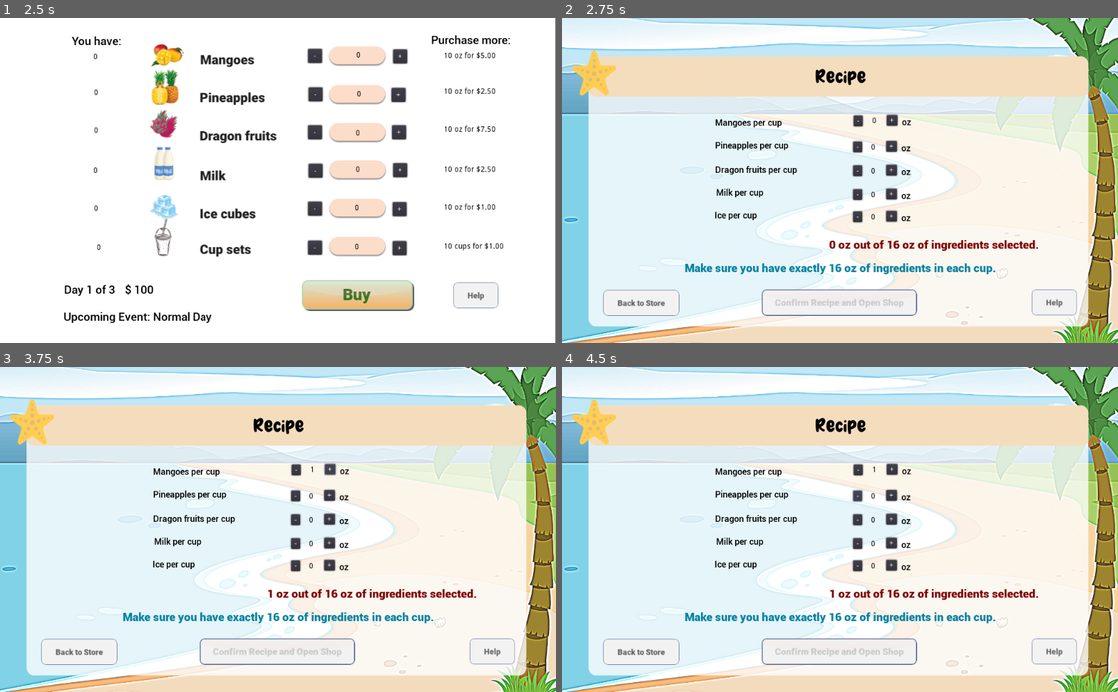
Above: before the commit, frames 1-4 (two rows, left to right).
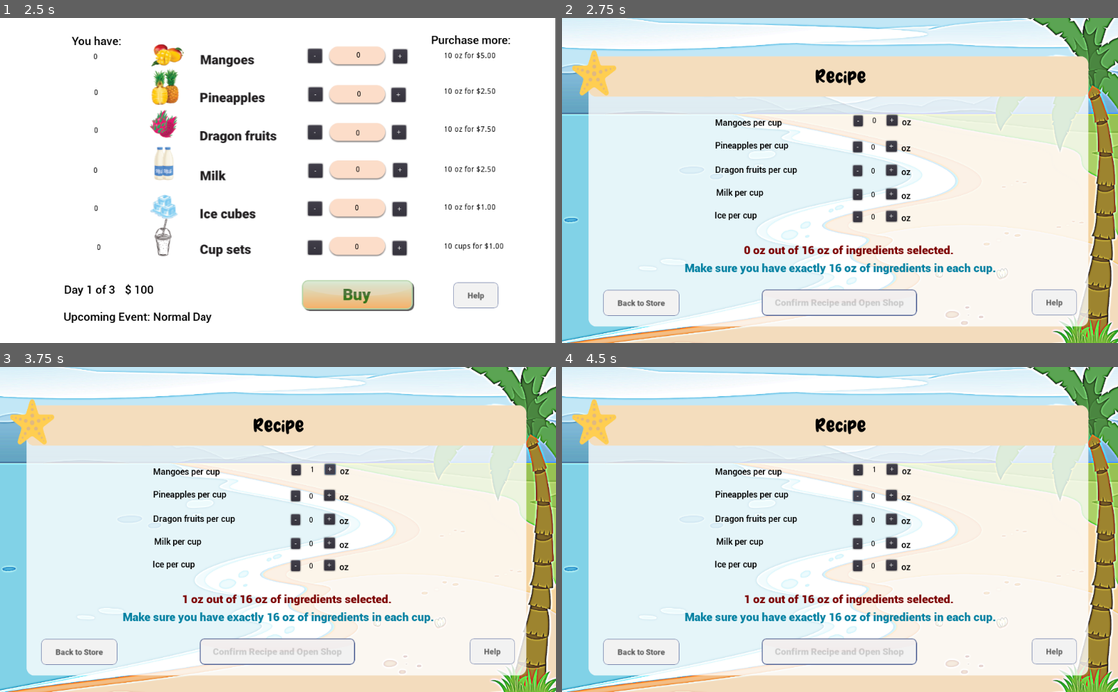
Above: after the commit, the same moments.

Repository: thepriscillawang/SMOOthies
Game: Godot game, scene res://Scenes/Main.tscn
Two runs of this game, one before a commit and one after it. Both use one fixed random seed, a clock stepped at 60 frames per second and the inputs below. Sound files missing from this copy of the repository are replaced by a short silence.
Inputs (mouse positions are in pixels of both pictures, inside the frame that each line leads up to):
- Up to frame 1 (2.5 s): click (278, 274) at 0.5 s; click (278, 304) at 1.25 s; click (355, 294) at 2 s
- Up to frame 2 (2.75 s): no input
- Up to frame 3 (3.75 s): click "-" at 2.75 s; click "+" at 3.5 s
- Up to frame 4 (4.5 s): click "-" at 4.25 s

Frame 1 is identical in both runs. In frame 2, 1.1% of the frame differs, in the area x 32-86%, y 68-74%; in frame 3, 1.1%; in frame 4, 1.1%.

Commit message:
align recipe to center

Diff:
--- a/src/SMOOthies/Scenes/Recipe.tscn
+++ b/src/SMOOthies/Scenes/Recipe.tscn
@@ -277,10 +277,10 @@
 custom_colors/font_color = Color( 0, 0, 0, 1 )
 
 [node name="OzLabel" type="Label" parent="."]
-margin_left = 492.0
-margin_top = 406.0
-margin_right = 532.0
-margin_bottom = 428.0
+margin_left = 335.0
+margin_top = 416.0
+margin_right = 375.0
+margin_bottom = 442.0
 custom_colors/font_color = Color( 0.490196, 0.00784314, 0.00784314, 1 )
 custom_fonts/font = SubResource( 12 )
 align = 1
